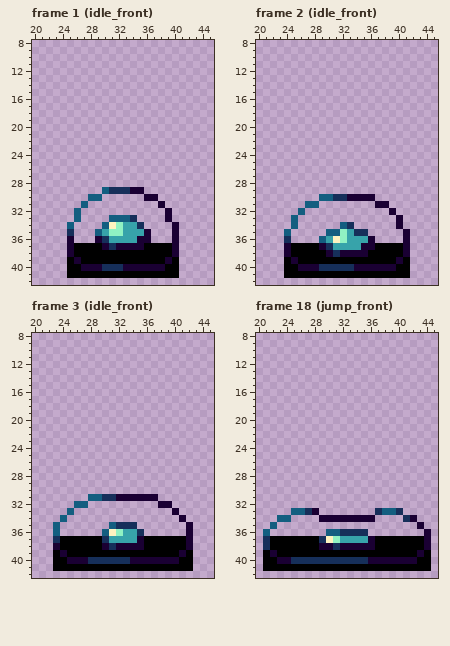
Pixel-art file, stored at Diblu/data/images/slime.aseprite. This is how it looked before the edit.
64x64 pixels, 101 frames. Shown: frame 1 (idle_front): x 20..45, y 8..42; frame 2 (idle_front): x 20..45, y 8..42; frame 3 (idle_front): x 20..45, y 8..42; frame 18 (jump_front): x 20..45, y 8..42. The commit also changed other frames, which this record leaves out.
And afterwards:
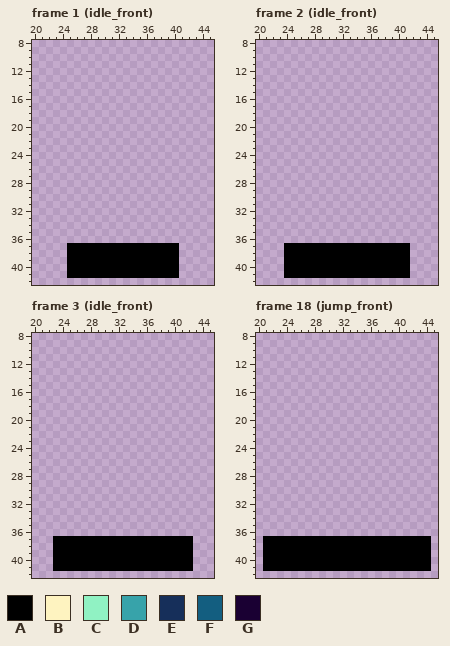
Palette (. is transparent): A #000000  B #fef3c0  C #90f2c3  D #37a3aa  E #162f5a  F #135e80  G #1a0033
Change:
layer "Border and core" now hidden
Changed rows in their new state; - is an unchanged pixel.
Frame 1 (idle_front):
first column x 25:
29 -----......-----
30 ---..------..---
31 --.----------.--
32 -.------------.-
33 -.----....----.-
34 .----......----.
35 .---........---.
36 .---........---.
37 A----AAAAAA----A
38 A--------------A
39 -A------------A-
40 --AAAAAAAAAAAA--
Frame 2 (idle_front):
first column x 24:
30 -----........-----
31 ---..--------..---
32 --.------------.--
33 -.--------------.-
34 -.------..------.-
35 .-----......-----.
36 .----........----.
37 A----AAAAAAAA----A
38 A-----AAAAAA-----A
39 -A--------------A-
40 --AAAAAAAAAAAAAA--
Frame 3 (idle_front):
first column x 23:
31 -----..........-----
32 ---..----------..---
33 --.--------------.--
34 -.----------------.-
35 .-------....-------.
36 .------......------.
37 A------AAAAAA------A
38 A------AAAAAA------A
39 -A----------------A-
40 --AAAAAAAAAAAAAAAA--
Frame 18 (jump_front):
first column x 21:
33 ----....--------....----
34 --..----........----..--
35 -.--------------------.-
36 .--------......--------.
37 A-------AAAAAAAA-------A
38 A-------AAAAAAAA-------A
39 -A--------------------A-
40 --AAAAAAAAAAAAAAAAAAAA--
